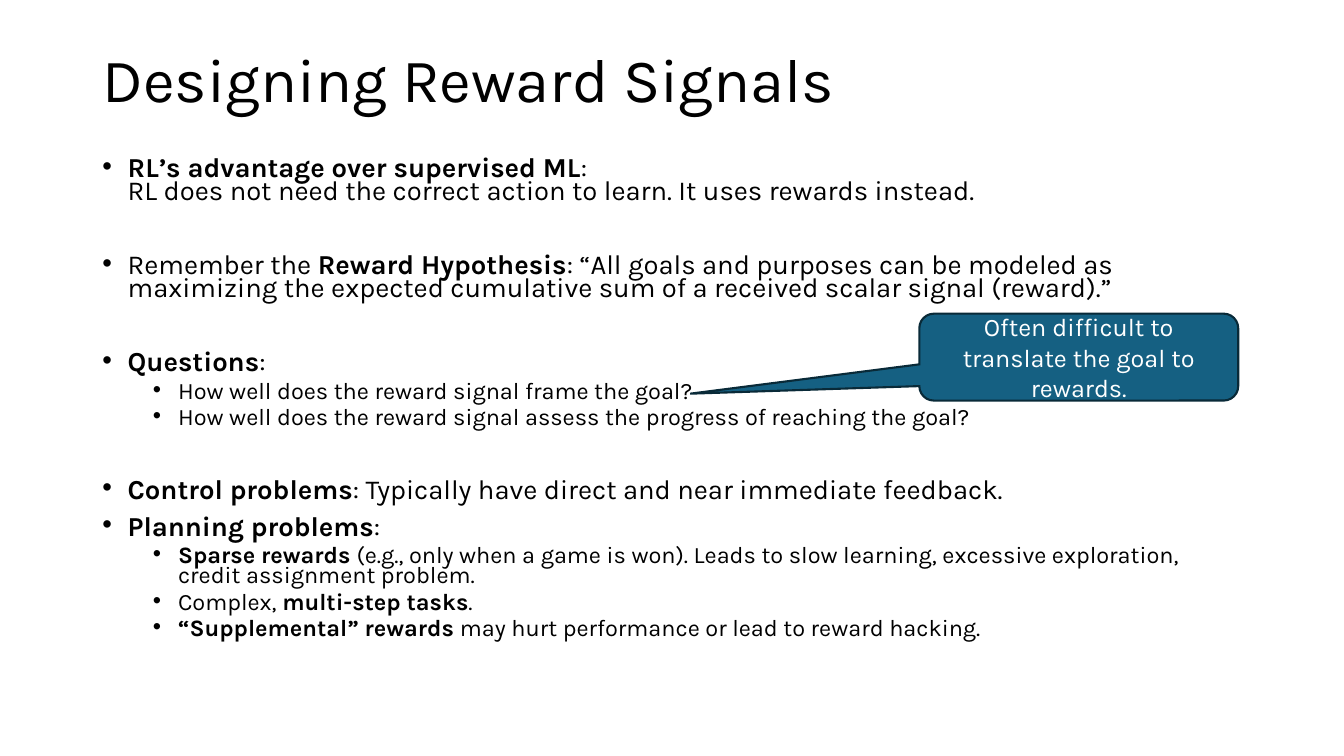
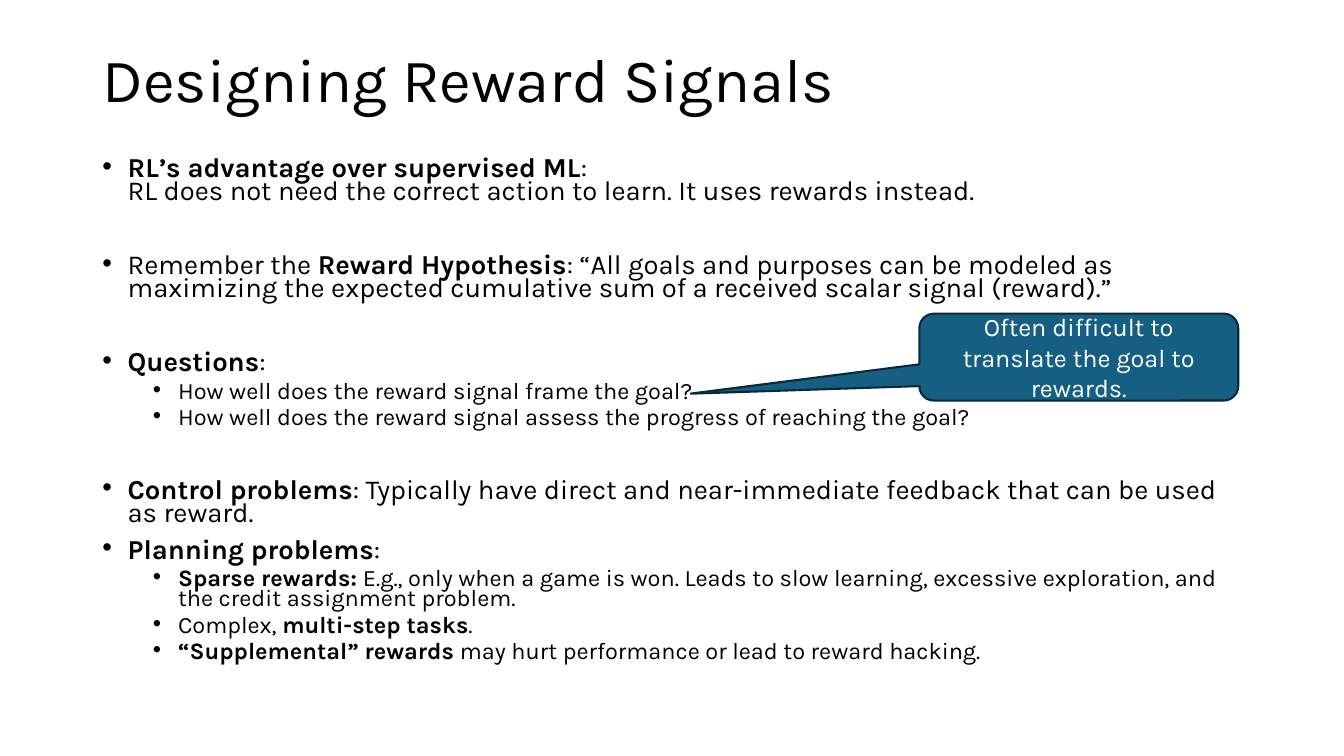
Before and after one commit to mhahsler/Introduction_to_Reinforcement_Learning, a slide deck: slide 5 of slides/Lecture_Reward_Engineering.pptx. Drawn at 1344x756 pixels with LibreOffice and Linux fonts; fonts in the diff are those of the drawing. Boxes give left, top, right and bottom in pixels: in the first picture for what was removed or moved away, otherwise in the second. Text is boxed around its words. In the diff, an @@ line names an element or a change of style, - is before the commit and + after.

Commit message:
improved slides.

```diff
--- a/slides/Lecture_Reward_Engineering.pptx
+++ b/slides/Lecture_Reward_Engineering.pptx
@@ text at [128, 480, 1216, 523]: text changed @@
-• Control problems: Typically have direct and near immediate feedback.
+• Control problems: Typically have direct and near-immediate feedback that can be used as reward.
@@ text at [178, 565, 1216, 612]: text changed @@
-  • Sparse rewards (e.g., only when a game is won). Leads to slow learning, excessive exploration, credit assignment problem.
+  • Sparse rewards: E.g., only when a game is won. Leads to slow learning, excessive exploration, and the credit assignment problem.
```
Also in this commit, not shown: 2 other slides changed.
